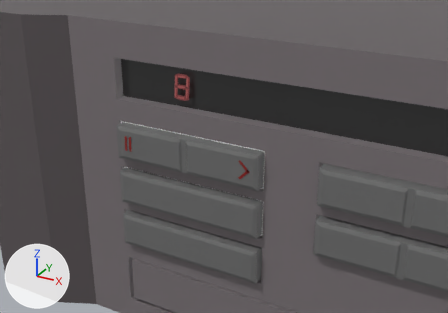
Two versions of the glTF model 3dplayer/model/chassis.glb, one commit apart.
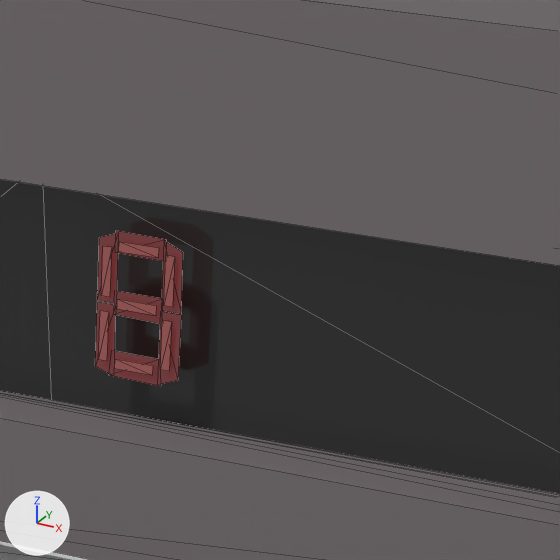
Each version appears first from a 50 mm lens placed at (0.618, -5.594, 1.96), pointed at (-1.277, -2.148, 0.238), and next in a close-up on the part from 35% to 57% of the width and 10% to 42% of the height. The axes (+X, +Y, +Z) are drawn at lower left. The lights are the same throughout. The close-ups show mesh edges as thin lines.

Names of what the first close-up shows: 'Chassis', 'Seg1'.
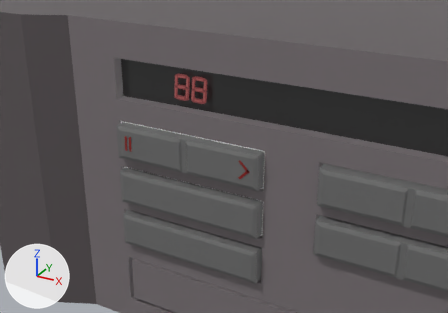
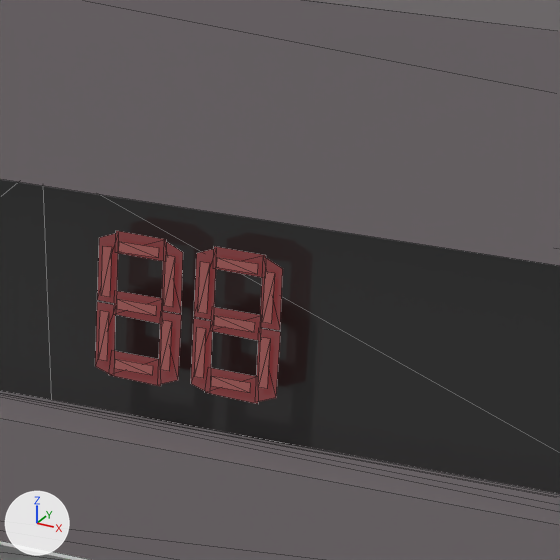
Where the change shows, as pixel boxes (x1, y1, x2, y2) in the close-ups (560 x 560 px):
'Seg1', no longer drawn: before (95, 231, 183, 386)
'Seg1d2.001', added: after (255, 328, 281, 402)
'Seg1d2', now drawn: after (158, 311, 182, 385)
'Seg1c2.001', added: after (260, 256, 283, 330)
'Seg1a2.001', added: after (194, 248, 217, 320)
'Seg1f2.001', added: after (191, 318, 213, 393)
'Seg1c2', now drawn: after (161, 240, 183, 314)
'Seg1f2', now drawn: after (95, 302, 116, 376)
'Seg1a2', now drawn: after (97, 233, 119, 304)
'Seg1e2.001', added: after (205, 368, 258, 404)
'Seg1e2', now drawn: after (109, 351, 161, 386)
'Seg1g2.001', added: after (211, 307, 261, 340)
'Seg1g2', now drawn: after (114, 291, 162, 324)
'Seg1b2.001', added: after (214, 246, 266, 277)
'Seg1b2', now drawn: after (116, 231, 166, 261)
'Seg1c1.001', added: after (262, 272, 275, 324)
'Seg1d1.001', added: after (258, 337, 270, 389)
'Seg1a1.001', added: after (198, 262, 210, 314)
'Seg1f1.001', added: after (194, 327, 206, 378)
'Seg1b1.001', added: after (216, 257, 258, 274)
'Seg1g1.001', added: after (214, 315, 255, 332)
'Seg1e1.001', added: after (211, 376, 251, 393)

Patch to the scene script:
```diff
--- a/3dplayer/model/chassis.glb.py
+++ b/3dplayer/model/chassis.glb.py
@@ mat_led_dim @@
 mat_led_dim.roughness = 0.0586
-mat_led_dim.emission_color = (0.128, 0.0155, 0.0176)  # dark red #642124
+mat_led_dim.emission_color = (0.147, 0.0173, 0.0197)  # dark red #6b2426
 mat_led_dim.emission_strength = 1.0
@@ me_cube_051 @@
+me_cube_051.from_pydata([(-0.4529, 0.9736, 0.6521), (-0.4342, 0.9736, 0.65), (-0.4338, 0.9736, 0.683), (-0.4521, 0.9736, 0.683)], [], [(0, 1, 2), (3, 0, 2)])
+me_cube_051.materials.append(mat_led_dim)  # black #353535
@@ me_cube_050 @@
+me_cube_050.from_pydata([(-0.4506, 0.9759, 0.6746), (-0.4508, 0.9759, 0.6615), (-0.4357, 0.9759, 0.6616), (-0.4354, 0.9759, 0.6745)], [], [(0, 1, 2), (0, 2, 3)])
+me_cube_050.materials.append(mat_led)  # black #353535
@@ me_cube_049 @@
+me_cube_049.from_pydata([(-0.452, 0.9736, 0.6644), (-0.4535, 0.9736, 0.5707), (-0.4608, 0.9736, 0.5794), (-0.4591, 0.9736, 0.6647)], [], [(0, 1, 2), (0, 2, 3)])
+me_cube_049.materials.append(mat_led_dim)  # black #353535
@@ me_cube_048 @@
+me_cube_048.from_pydata([(-0.4538, 0.9759, 0.6557), (-0.4552, 0.9759, 0.5911), (-0.4586, 0.9759, 0.5911), (-0.4572, 0.9759, 0.6557)], [], [(0, 1, 2), (0, 2, 3)])
+me_cube_048.materials.append(mat_led)  # black #353535
@@ me_cube_047 @@
+me_cube_047.from_pydata([(-0.4356, 0.9736, 0.6037), (-0.4355, 0.9736, 0.5687), (-0.4554, 0.9736, 0.5711), (-0.454, 0.9736, 0.6044)], [], [(0, 1, 2), (0, 2, 3)])
+me_cube_047.materials.append(mat_led_dim)  # black #353535
@@ me_cube_046 @@
+me_cube_046.from_pydata([(-0.4521, 0.9759, 0.5962), (-0.4524, 0.9759, 0.5831), (-0.4377, 0.9759, 0.5832), (-0.4374, 0.9759, 0.5961)], [], [(0, 1, 2), (0, 2, 3)])
+me_cube_046.materials.append(mat_led)  # black #353535
@@ me_cube_045 @@
+me_cube_045.from_pydata([(-0.4287, 0.9736, 0.5808), (-0.4366, 0.9736, 0.5701), (-0.4348, 0.9736, 0.6665), (-0.4268, 0.9736, 0.6661)], [], [(0, 1, 2), (3, 0, 2)])
+me_cube_045.materials.append(mat_led_dim)  # black #353535
@@ me_cube_044 @@
+me_cube_044.from_pydata([(-0.4299, 0.9759, 0.6568), (-0.4313, 0.9759, 0.5922), (-0.4347, 0.9759, 0.5922), (-0.4333, 0.9759, 0.6568)], [], [(0, 1, 2), (0, 2, 3)])
+me_cube_044.materials.append(mat_led)  # black #353535
@@ me_cube_043 @@
+me_cube_043.from_pydata([(-0.433, 0.9736, 0.7582), (-0.4346, 0.9736, 0.6676), (-0.427, 0.9736, 0.6677), (-0.4258, 0.9736, 0.746)], [], [(0, 1, 2), (0, 2, 3)])
+me_cube_043.materials.append(mat_led_dim)  # black #353535
@@ me_cube_038 @@
+me_cube_038.from_pydata([(-0.428, 0.9759, 0.7404), (-0.4294, 0.9759, 0.6759), (-0.4328, 0.9759, 0.6759), (-0.4315, 0.9759, 0.7404)], [], [(0, 1, 2), (0, 2, 3)])
+me_cube_038.materials.append(mat_led)  # black #353535
@@ me_cube_042 @@
+me_cube_042.from_pydata([(-0.432, 0.9736, 0.759), (-0.4323, 0.9736, 0.7305), (-0.4514, 0.9736, 0.7319), (-0.451, 0.9736, 0.7601)], [], [(0, 1, 2), (0, 2, 3)])
+me_cube_042.materials.append(mat_led_dim)  # black #353535
@@ me_cube_041 @@
+me_cube_041.from_pydata([(-0.4491, 0.9759, 0.7487), (-0.4494, 0.9759, 0.7356), (-0.4342, 0.9759, 0.7357), (-0.434, 0.9759, 0.7486)], [], [(0, 1, 2), (0, 2, 3)])
+me_cube_041.materials.append(mat_led)  # black #353535
@@ me_cube_040 @@
+me_cube_040.from_pydata([(-0.459, 0.9736, 0.6669), (-0.4515, 0.9736, 0.6661), (-0.45, 0.9736, 0.7582), (-0.4575, 0.9736, 0.7477)], [], [(0, 1, 2), (3, 0, 2)])
+me_cube_040.materials.append(mat_led_dim)  # black #353535
@@ ob_seg1g2_001 @@
+ob_seg1g2_001 = bpy.data.objects.new('Seg1g2.001', me_cube_051)
+ob_seg1g2_001.location = (0.194, 0.0, 0.0)
+ob_seg1g2_001.scale = (3.82, -2.15, 1.0)
@@ ob_seg1g1_001 @@
+ob_seg1g1_001 = bpy.data.objects.new('Seg1g1.001', me_cube_050)
+ob_seg1g1_001.location = (0.194, 0.0, 0.0)
+ob_seg1g1_001.scale = (3.82, -2.15, 1.0)
@@ ob_seg1f2_001 @@
+ob_seg1f2_001 = bpy.data.objects.new('Seg1f2.001', me_cube_049)
+ob_seg1f2_001.location = (0.194, 0.0, 0.0)
+ob_seg1f2_001.scale = (3.82, -2.15, 1.0)
@@ ob_seg1f1_001 @@
+ob_seg1f1_001 = bpy.data.objects.new('Seg1f1.001', me_cube_048)
+ob_seg1f1_001.location = (0.194, 0.0, 0.0)
+ob_seg1f1_001.scale = (3.82, -2.15, 1.0)
@@ ob_seg1e2_001 @@
+ob_seg1e2_001 = bpy.data.objects.new('Seg1e2.001', me_cube_047)
+ob_seg1e2_001.location = (0.194, 0.0, 0.0)
+ob_seg1e2_001.scale = (3.82, -2.15, 1.0)
@@ ob_seg1e1_001 @@
+ob_seg1e1_001 = bpy.data.objects.new('Seg1e1.001', me_cube_046)
+ob_seg1e1_001.location = (0.194, 0.0, 0.0)
+ob_seg1e1_001.scale = (3.82, -2.15, 1.0)
@@ ob_seg1d2_001 @@
+ob_seg1d2_001 = bpy.data.objects.new('Seg1d2.001', me_cube_045)
+ob_seg1d2_001.location = (0.194, 0.0, 0.0)
+ob_seg1d2_001.scale = (3.82, -2.15, 1.0)
@@ ob_seg1d1_001 @@
+ob_seg1d1_001 = bpy.data.objects.new('Seg1d1.001', me_cube_044)
+ob_seg1d1_001.location = (0.194, 0.0, 0.0)
+ob_seg1d1_001.scale = (3.82, -2.15, 1.0)
@@ ob_seg1c2_001 @@
+ob_seg1c2_001 = bpy.data.objects.new('Seg1c2.001', me_cube_043)
+ob_seg1c2_001.location = (0.194, 0.0, 0.0)
+ob_seg1c2_001.scale = (3.82, -2.15, 1.0)
@@ ob_seg1c1_001 @@
+ob_seg1c1_001 = bpy.data.objects.new('Seg1c1.001', me_cube_038)
+ob_seg1c1_001.location = (0.194, 0.0, 0.0)
+ob_seg1c1_001.scale = (3.82, -2.15, 1.0)
@@ ob_seg1b2_001 @@
+ob_seg1b2_001 = bpy.data.objects.new('Seg1b2.001', me_cube_042)
+ob_seg1b2_001.location = (0.194, 0.0, 0.0)
+ob_seg1b2_001.scale = (3.82, -2.15, 1.0)
@@ ob_seg1b1_001 @@
+ob_seg1b1_001 = bpy.data.objects.new('Seg1b1.001', me_cube_041)
+ob_seg1b1_001.location = (0.194, 0.0, 0.0)
+ob_seg1b1_001.scale = (3.82, -2.15, 1.0)
@@ ob_seg1a2_001 @@
+ob_seg1a2_001 = bpy.data.objects.new('Seg1a2.001', me_cube_040)
+ob_seg1a2_001.location = (0.194, 0.0, 0.0)
+ob_seg1a2_001.scale = (3.82, -2.15, 1.0)
@@ ob_seg1a1_001 @@
+ob_seg1a1_001 = bpy.data.objects.new('Seg1a1.001', me_cube_024.copy())  # the mesh of ob_seg1a1
+ob_seg1a1_001.location = (0.194, 0.0, 0.0)
+ob_seg1a1_001.scale = (3.82, -2.15, 1.0)
```
